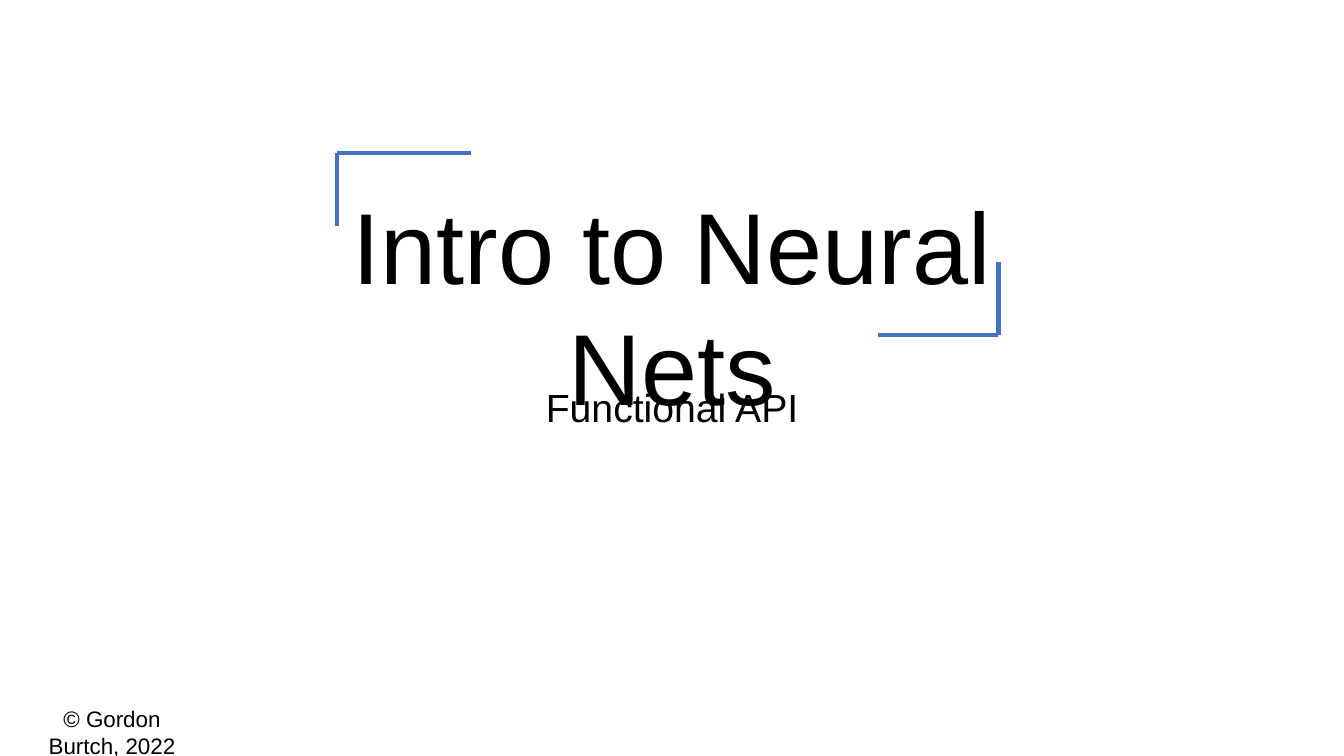
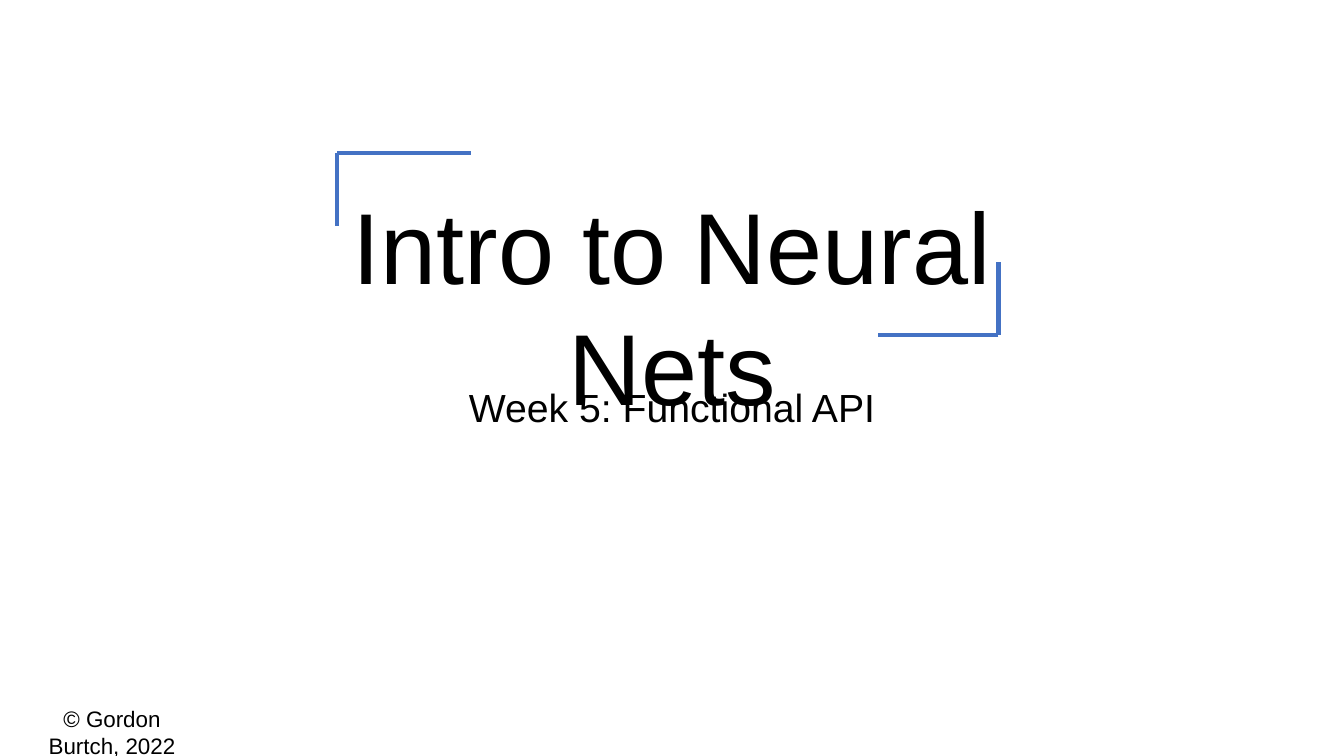
Before and after one commit to gburtch/BA865-2023, a slide deck: slide 1 of Lecture Materials/C/4 - FunctionalAPI.pptx. Drawn at 1344x756 pixels with LibreOffice and Linux fonts; fonts in the diff are those of the drawing. Boxes give left, top, right and bottom in pixels: in the first picture for what was removed or moved away, otherwise in the second. Text is boxed around its words. In the diff, an @@ line names an element or a change of style, - is before the commit and + after.

```diff
--- a/Lecture Materials/C/4 - FunctionalAPI.pptx
+++ b/Lecture Materials/C/4 - FunctionalAPI.pptx
@@ text at [469,391,875,423]: text changed @@
-Functional API
+Week 5: Functional API
```
Also in this commit, not shown: 7 other files.
